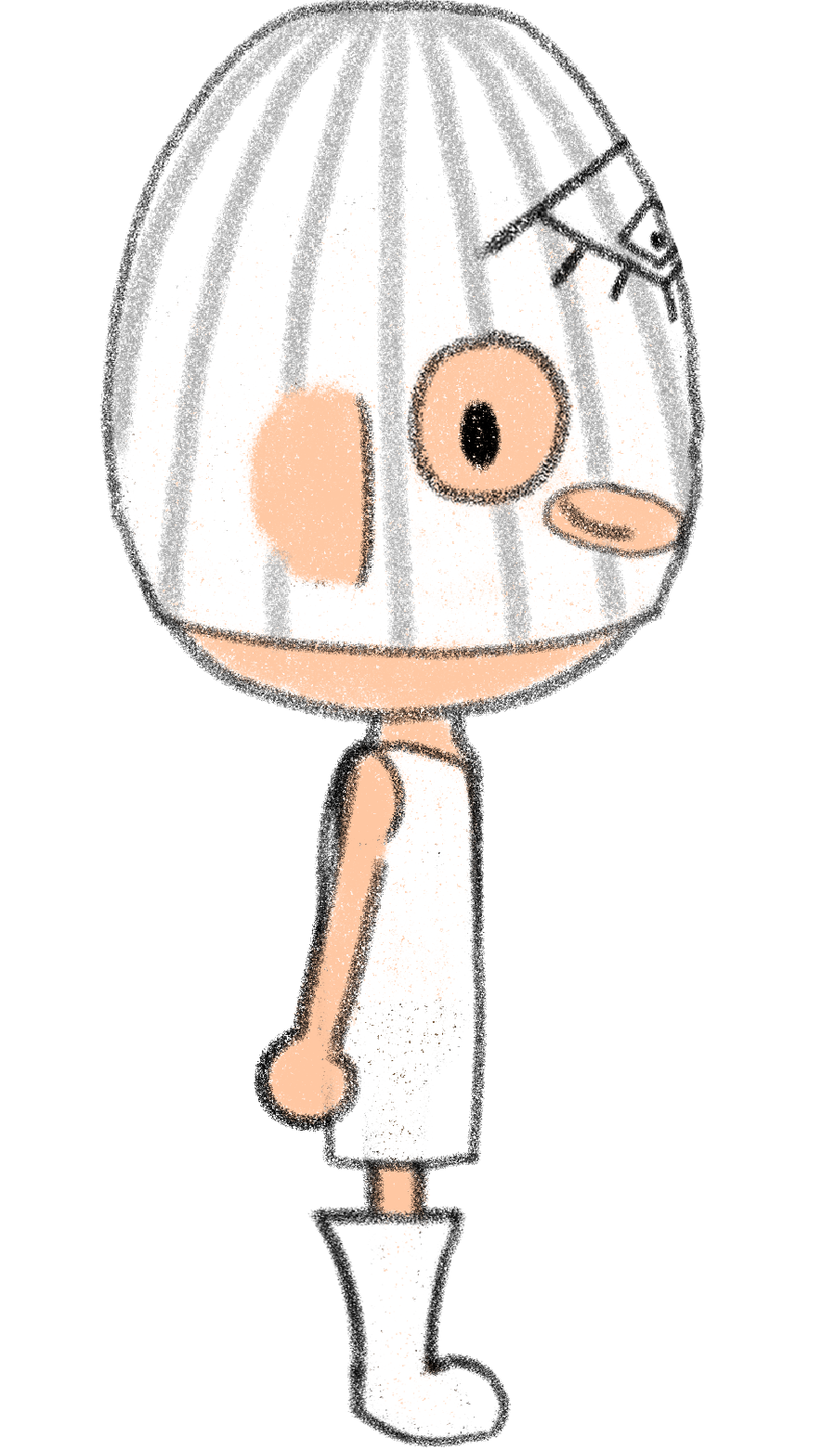
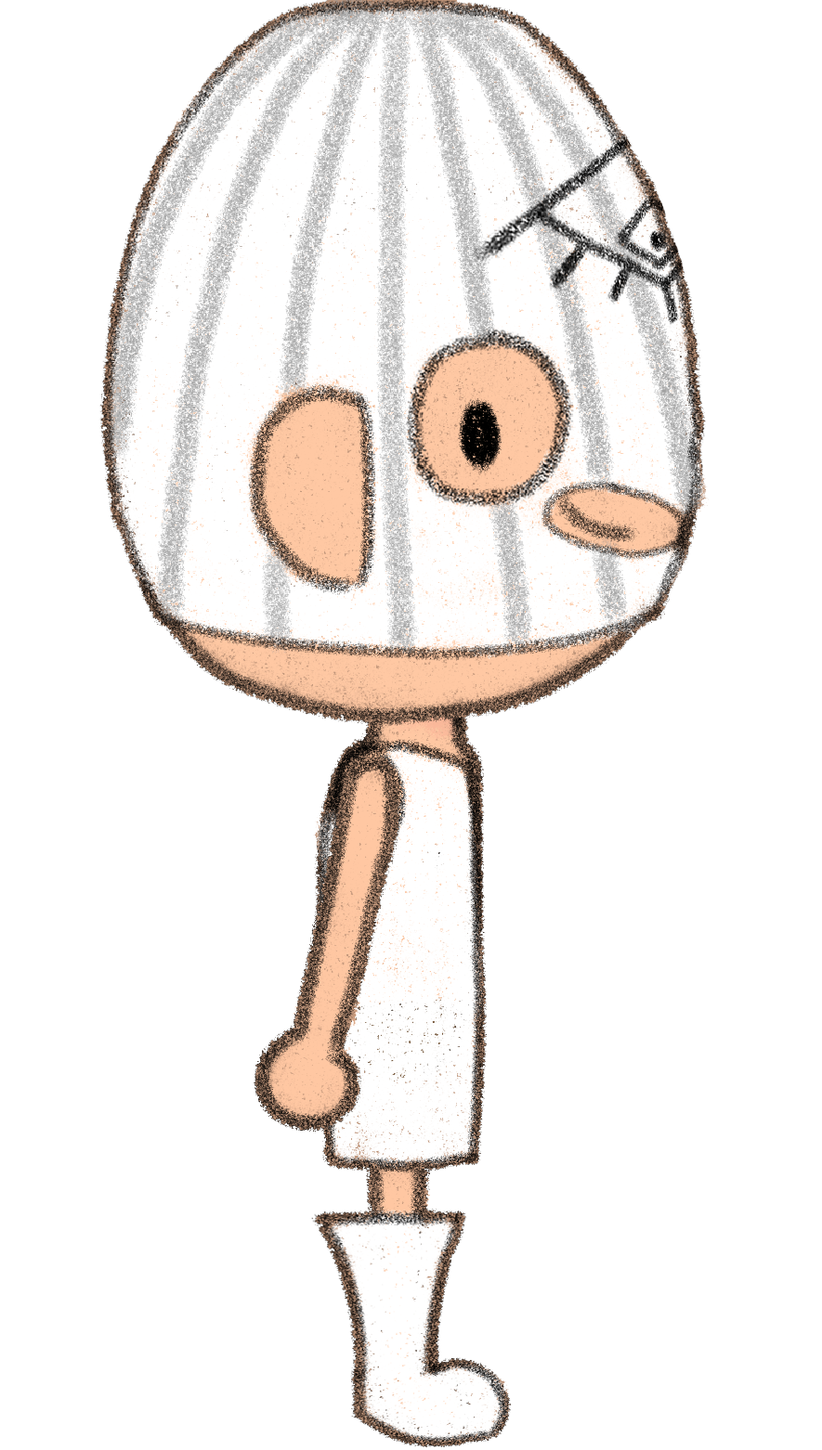
The second 822 x 1450 image is a revision of the first. Changes to its layers:
painted on "0_cabeza" over [100, 0, 709, 726]
painted on "1_brazo_derecho" over [253, 754, 402, 1132]
painted on "2__cuerpo" over [312, 675, 487, 1173]
painted on "3_piernader" over [311, 1003, 511, 1448]
painted on "4_pierna_izq" over [306, 1005, 512, 1448]
painted on "5_brazo_izq" over [253, 753, 398, 1132]
